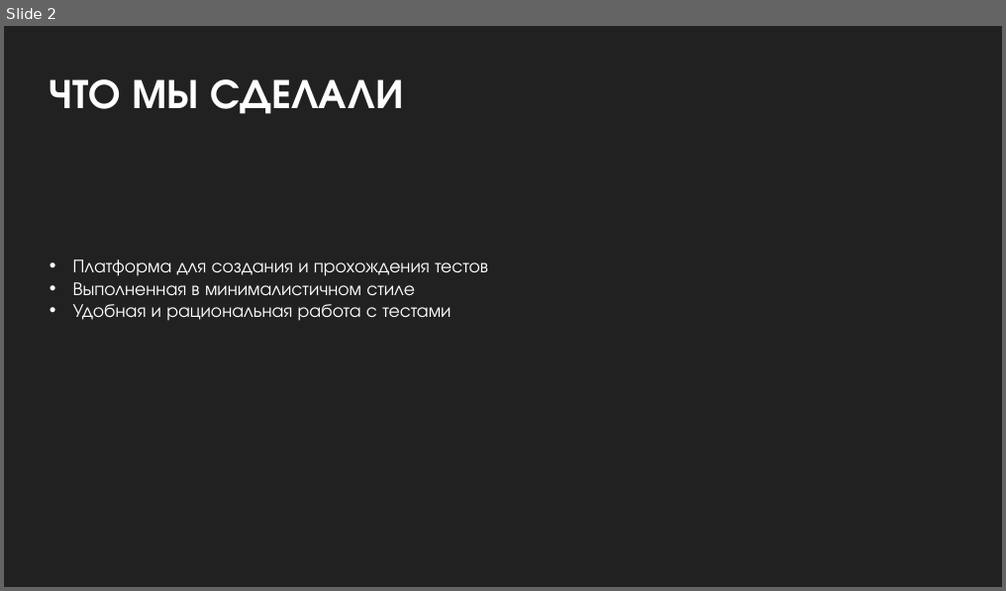
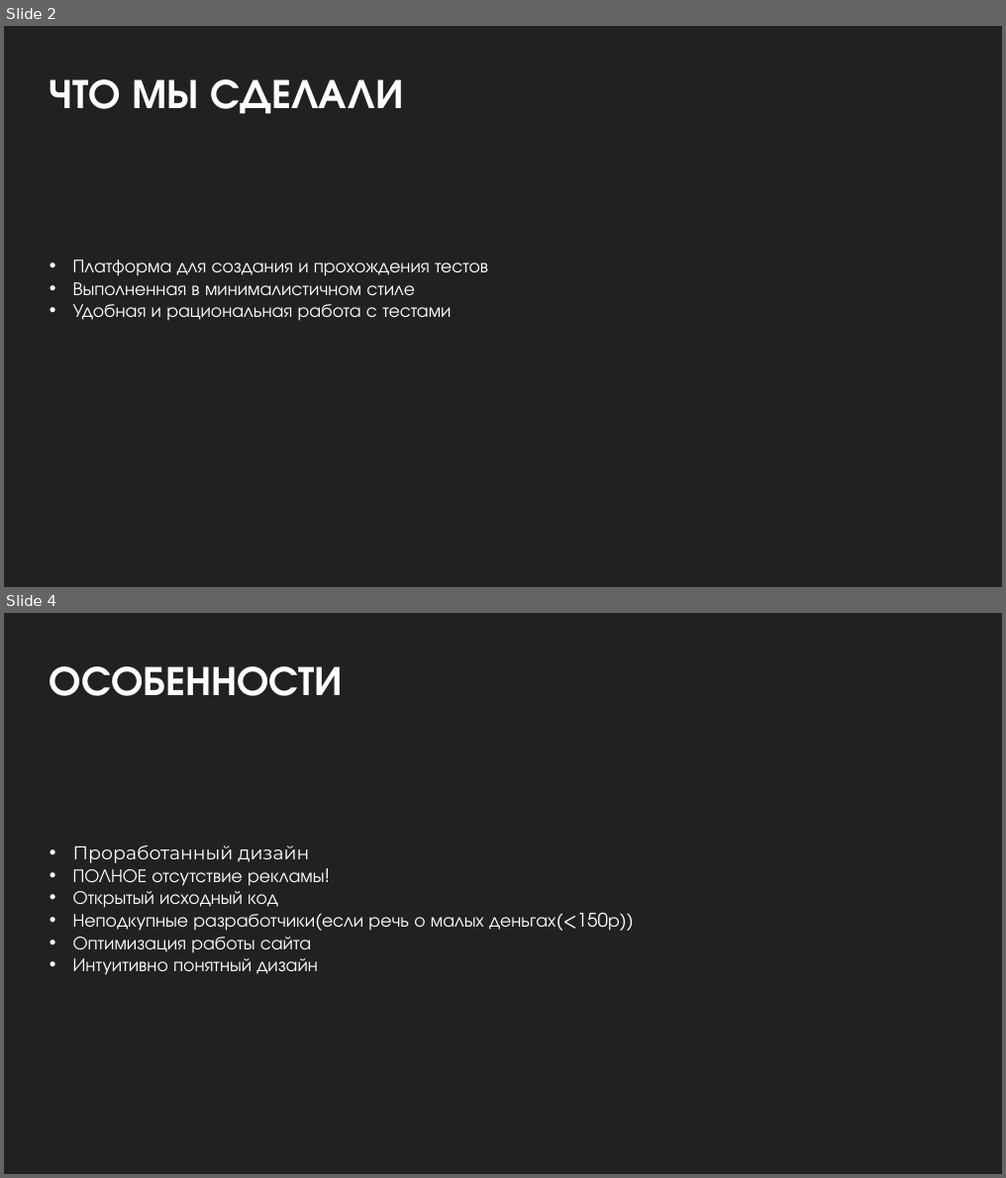
Before and after one commit to BadCatSet/YalWeb2022, a slide deck: документация/презентация.pptx. Shown one above the other, each under a label of ours: slide 2 before the commit, slides 2 and 4 after it; the slides between them are not shown. The pictures are 1006x591 and 1006x1178 pixels, drawn with LibreOffice and Linux fonts; fonts in the diff are those of the drawing. Boxes give left, top, right and bottom in pixels: in the first picture for what was removed or moved away, otherwise in the second. Text is boxed around its words. In the diff, an @@ line names an element or a change of style, - is before the commit and + after.

```diff
--- a/документация/презентация.pptx
+++ b/документация/презентация.pptx
@@ slide 4 added at (x1=4, y1=613, x2=1002, y2=1174), background #212121 @@
@@ text added at (x1=50, y1=666, x2=343, y2=696), 40 pt, text #FEFEFE, bold @@
+ОСОБЕННОСТИ
@@ text added at (x1=73, y1=845, x2=555, y2=975), 18 pt, text #FFFFFF @@
+• Проработанный дизайн
+• ПОЛНОЕ отсутствие рекламы!
+• Открытый исходный код
+• Неподкупные разработчики(если речь о малых деньгах(<150р))
+• Оптимизация работы сайта
+• Интуитивно понятный дизайн
```
Also in this commit, not shown: 3 slides changed, 1 other slide added, 2 slides removed.
